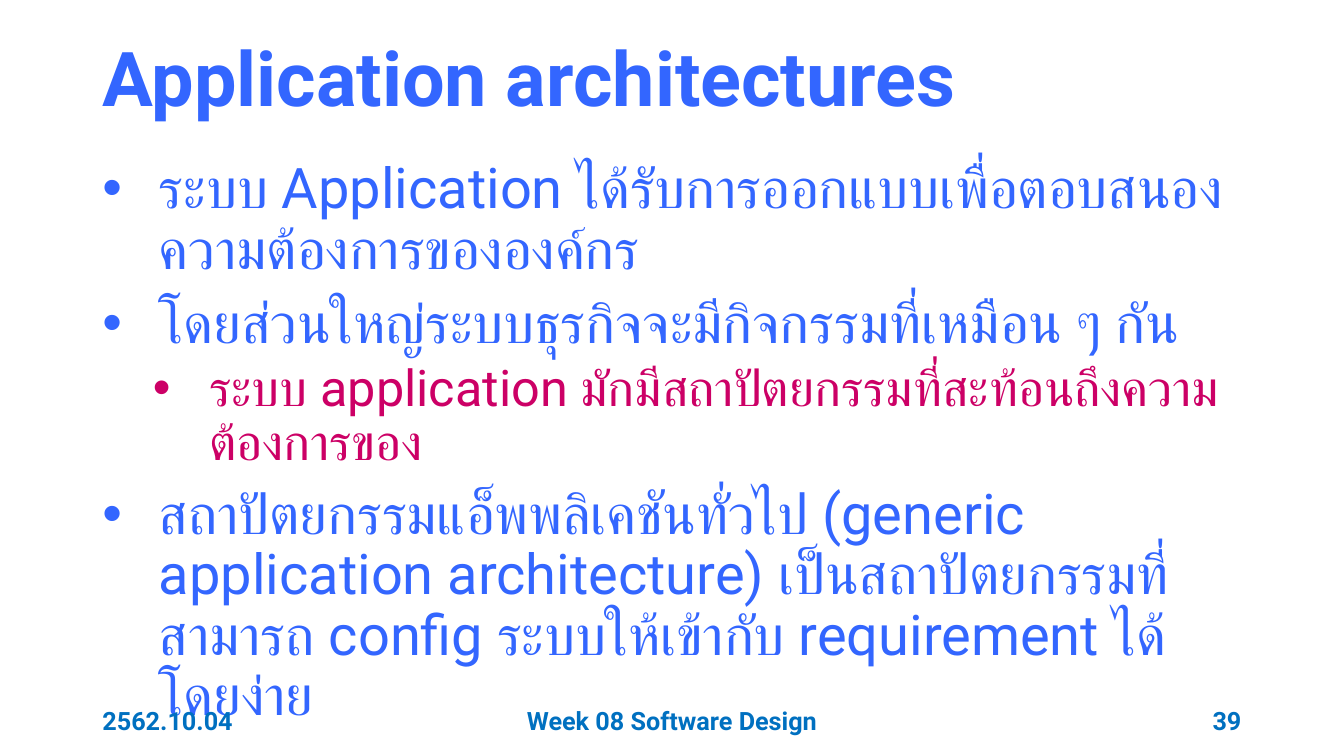
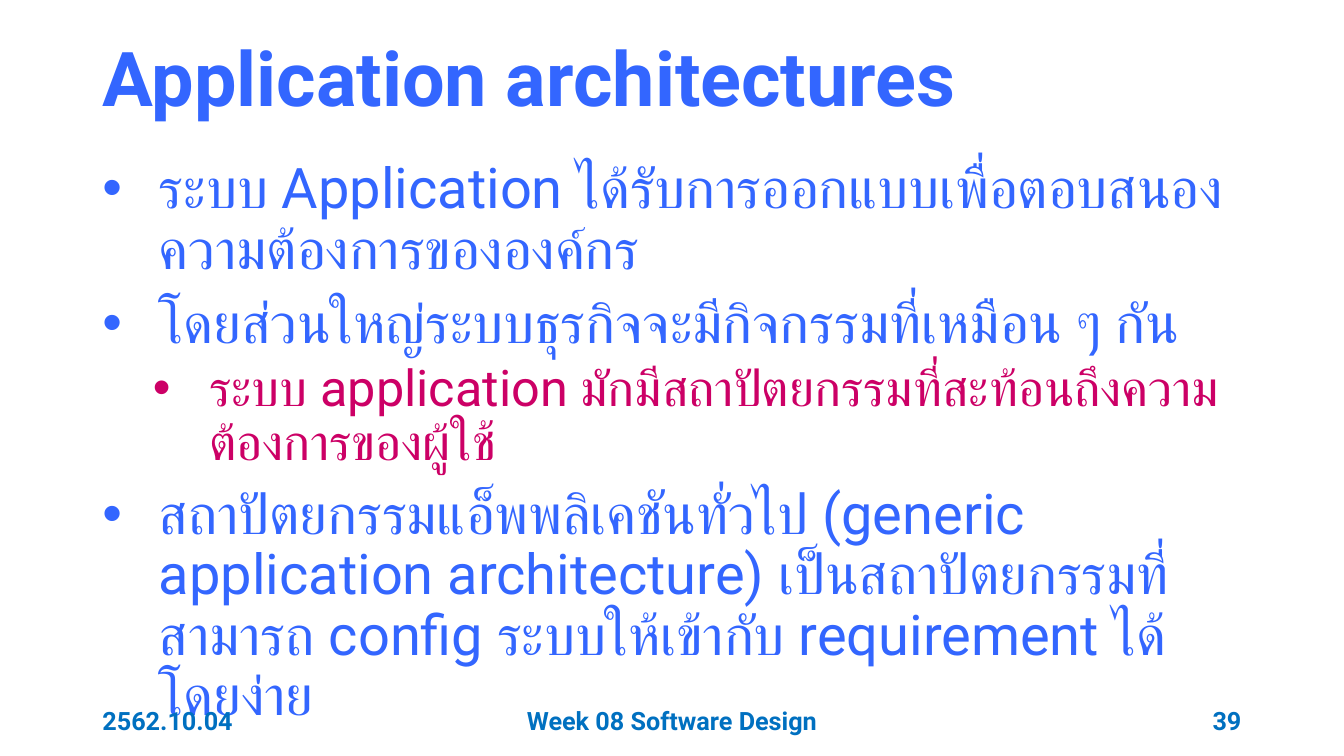
Before and after one commit to 03376806-software-engineering/Week-08-Software-Design, a slide deck: slide 39 of Slides/Week 08 Software Design.pptx. Drawn at 1344x756 pixels with LibreOffice and Linux fonts; fonts in the diff are those of the drawing. Boxes give left, top, right and bottom in pixels: in the first picture for what was removed or moved away, otherwise in the second. Text is boxed around its words. In the diff, an @@ line names an element or a change of style, - is before the commit and + after.

```diff
--- a/Slides/Week 08 Software Design.pptx
+++ b/Slides/Week 08 Software Design.pptx
@@ text at bbox=[209, 367, 1219, 475]: text changed @@
-  • ระบบ application มักมีสถาปัตยกรรมที่สะท้อนถึงความต้องการของ
+  • ระบบ application มักมีสถาปัตยกรรมที่สะท้อนถึงความต้องการของผู้ใช้
```
